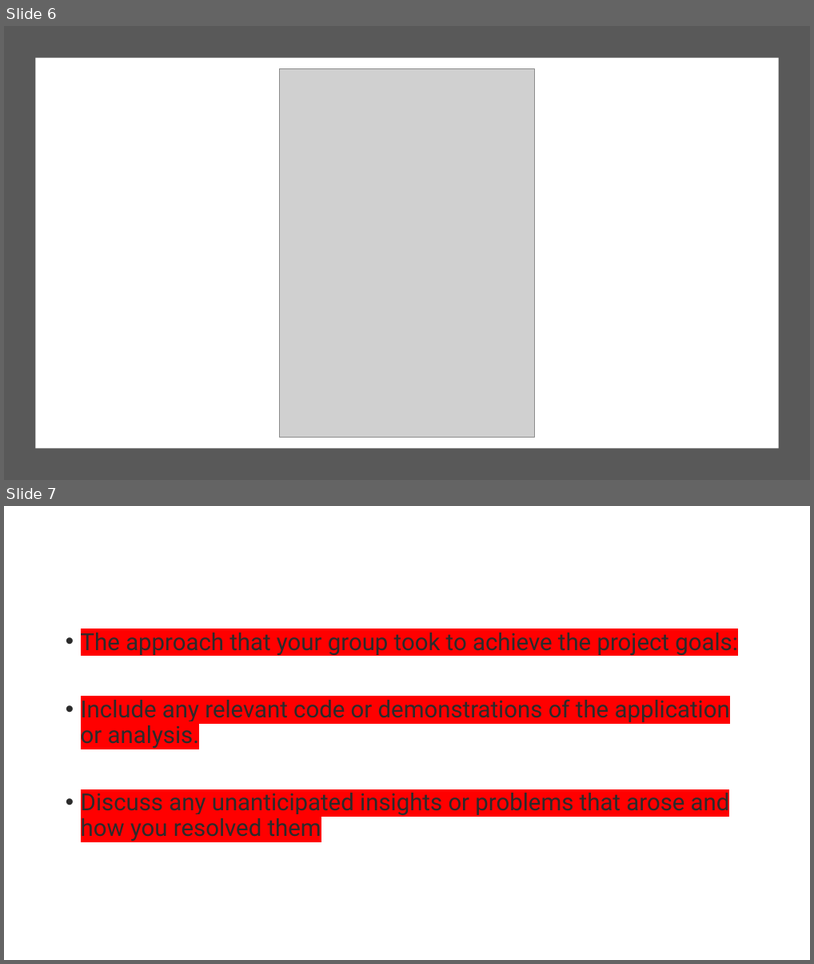
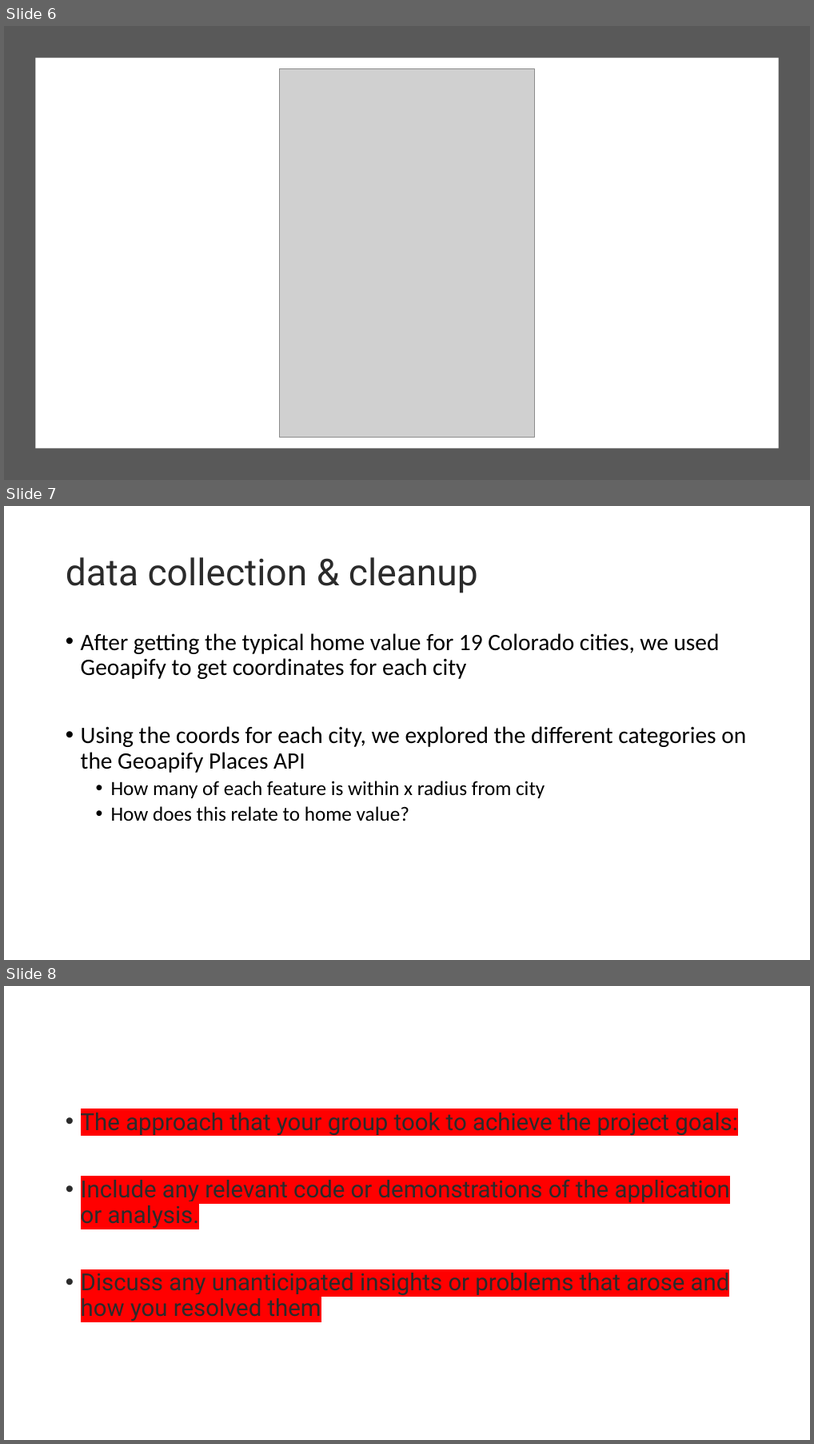
Before and after one commit to StanJohn04/Colorado_Real_Estate, a slide deck: Slide_Deck.pptx. Shown one above the other, each under a label of ours: slides 6 and 7 before the commit, slides 6, 7 and 8 after it. The pictures are 814x964 and 814x1444 pixels, drawn with LibreOffice and Linux fonts; fonts in the diff are those of the drawing; grey boxes stand for pictures. Boxes give left, top, right and bottom in pixels: in the first picture for what was removed or moved away, otherwise in the second. Text is boxed around its words. In the diff, an @@ line names an element or a change of style, - is before the commit and + after.

Commit message:
updated r-value sec., added timeseries analysis, some slide updates

```diff
--- a/Slide_Deck.pptx
+++ b/Slide_Deck.pptx
@@ slide 7 added at <box>4,506,810,960</box>, background #FFFFFF @@
@@ title added at <box>66,557,478,593</box>, 44 pt, text #2B2B2B @@
+data collection & cleanup
@@ text added at <box>81,633,746,821</box>, 28 pt, text #000000 @@
+• After getting the typical home value for 19 Colorado cities, we used Geoapify to get coordinates for each city
+• Using the coords for each city, we explored the different categories on the Geoapify Places API
+  • How many of each feature is within x radius from city
+  • How does this relate to home value?
@@ what was slide 7 is now slide 8 @@
```
Also in this commit, not shown: 1 slide changed, 2 other files.
